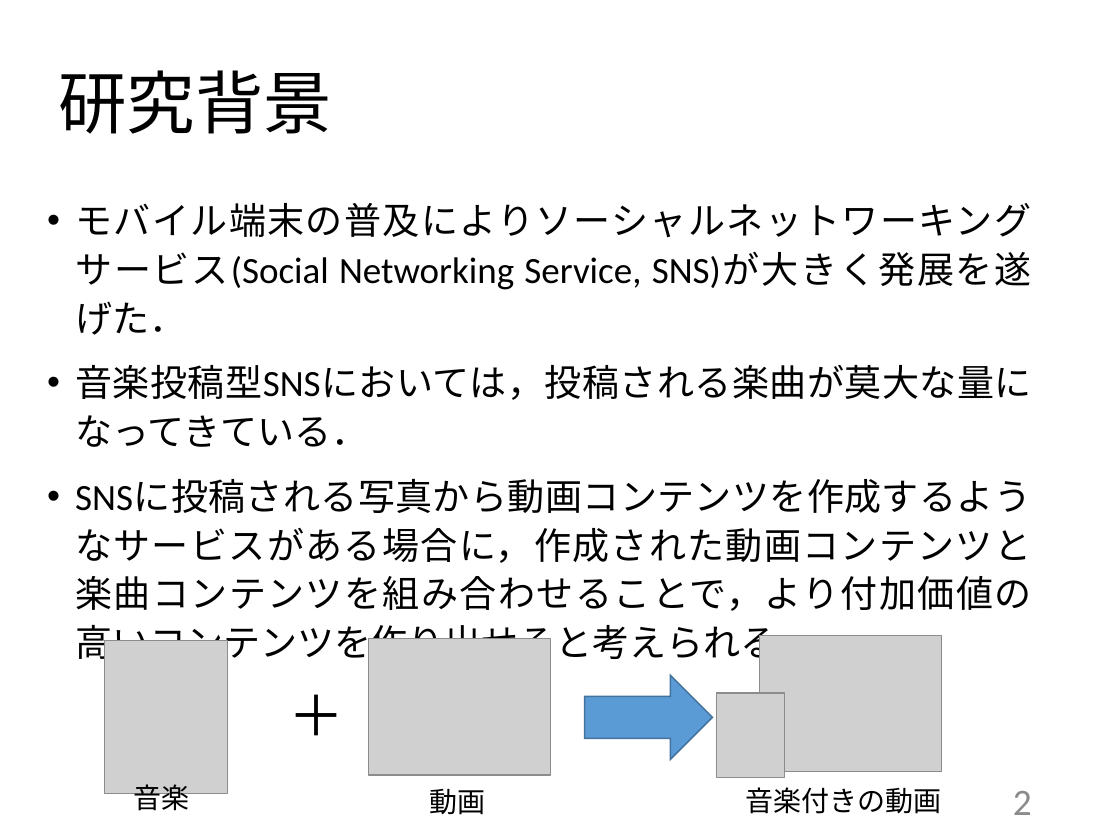
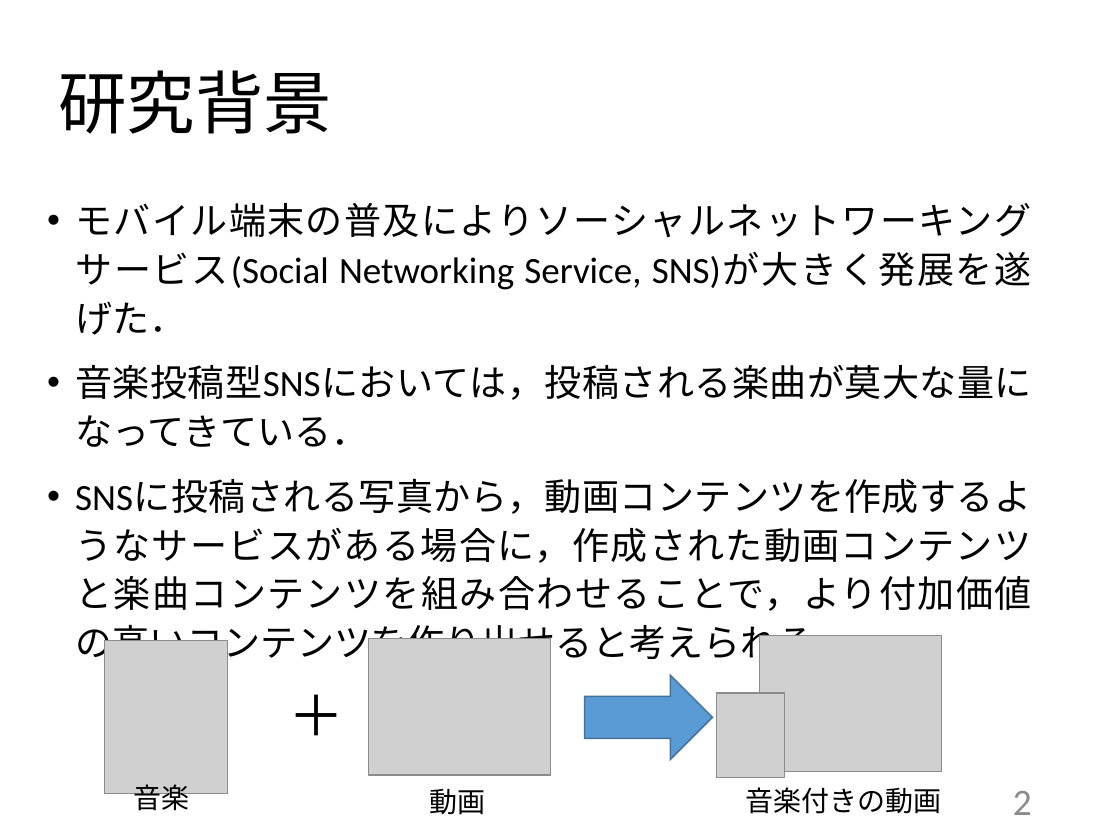
Before and after one commit to kait-takanolab/1821144-yoshii-thesis, a slide deck: slide 2 of 発表用スライド/1821144_卒研発表.pptx. Drawn at 1120x840 pixels with LibreOffice and Linux fonts; fonts in the diff are those of the drawing; grey boxes stand for pictures. Boxes give left, top, right and bottom in pixels: in the first picture for what was removed or moved away, otherwise in the second. Text is boxed around its words. In the diff, an @@ line names an element or a change of style, - is before the commit and + after.

```diff
--- a/発表用スライド/1821144_卒研発表.pptx
+++ b/発表用スライド/1821144_卒研発表.pptx
@@ text at (x1=75, y1=479, x2=1032, y2=667): text changed @@
-• SNSに投稿される写真から動画コンテンツを作成するようなサービスがある場合に，作成された動画コンテンツと楽曲コンテンツを組み合わせることで，より付加価値の高いコンテンツを作り出せると考えられる
+• SNSに投稿される写真から，動画コンテンツを作成するようなサービスがある場合に，作成された動画コンテンツと楽曲コンテンツを組み合わせることで，より付加価値の高いコンテンツを作り出せると考えられる
```
Also in this commit, not shown: 10 other slides changed, 1 other file.
